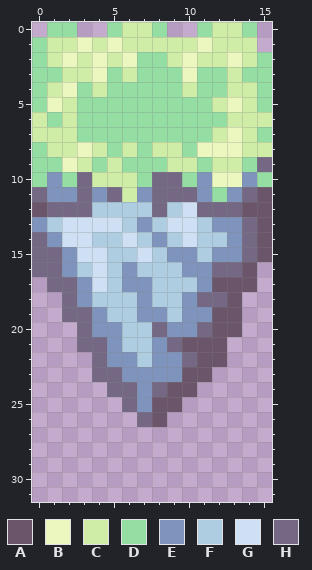
A pixel-art sprite gets an edit: Onto the Bones/Sprites/sGroundHighlighted.png. The picture above was drawn from the file before the commit.
The file is 48x96 pixels, drawn in blocks of 3x3; one block is one cell here.
Palette (. is transparent): A #6a556b  B #ecf6bf  C #d0eda7  D #94dea4  E #7e94bc  F #aecde1  G #d0e0f4  H #746885
Pixels before, first column x 0:
 0 .DD..DCCD..DCCD.
 1 DCCBCBCCCCCBCCC.
 2 DCBCBCBDDCBCCBCD
 3 DDCCBDCDDDBDDCDD
 4 DCBDCDDDDDCDDCCD
 5 DBCDDDDDDDDDCBCD
 6 CDCDDDDDDDDDDCCC
 7 CCCDDDDDDDDDCBCD
 8 DCCBCDCDCCDBBBCC
 9 DDBCDCDDDCCDCCDH
10 DEDHCCCDHHDEBBED
11 HEEHEHCEHHHEDEHA
12 AHHHFFFFHFGHHHAA
13 EFGGGGFEFGGFEEHA
14 HEGGFFGFEFGFFEHA
15 HHEGGFFGFEEFEEHA
16 HHEFGFEFFFEEHHA.
17 .HHEGFEEFFFEAAA.
18 ..HEFFFEFFEHHA..
19 ..HHEFFEEFEEAA..
20 ...HEEFFHEEHAA..
21 ...HHEFFEHAAA...
22 ....HEEFEEHAA...
23 ....HHEEEEAA....
24 .....HHEHAA.....
25 ......HEAA......
26 .......HA.......
New version:
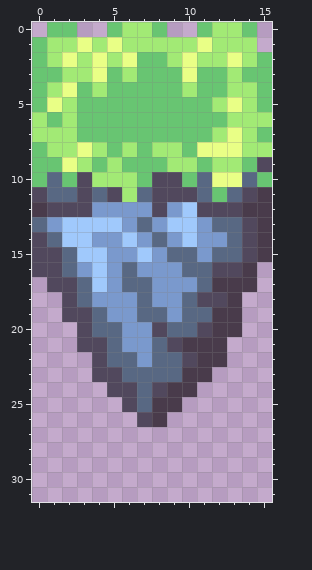
From old to new:
Colour A changes from #6a556b to #493b4b.
Colour B changes from #ecf6bf to #e9ff86.
Colour C changes from #d0eda7 to #a2ea75.
Colour D changes from #94dea4 to #68c572.
Colour E changes from #7e94bc to #586883.
Colour F changes from #aecde1 to #7a99cd.
Colour G changes from #d0e0f4 to #a0c9fc.
Colour H changes from #746885 to #51485d.
Pixel boxes of the changes (left, top, right, bottom) in both pictures:
changed: (32, 22, 272, 427)
